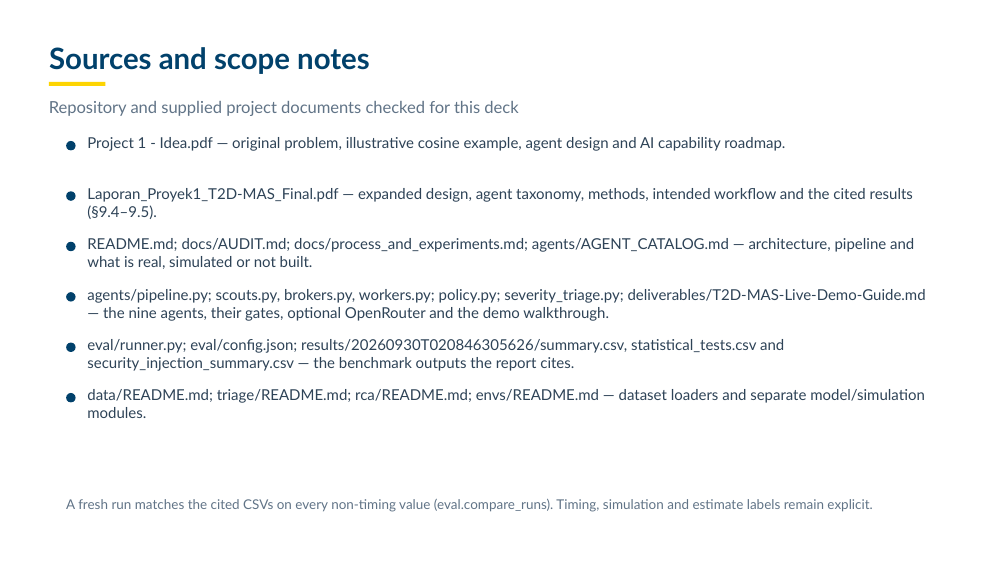
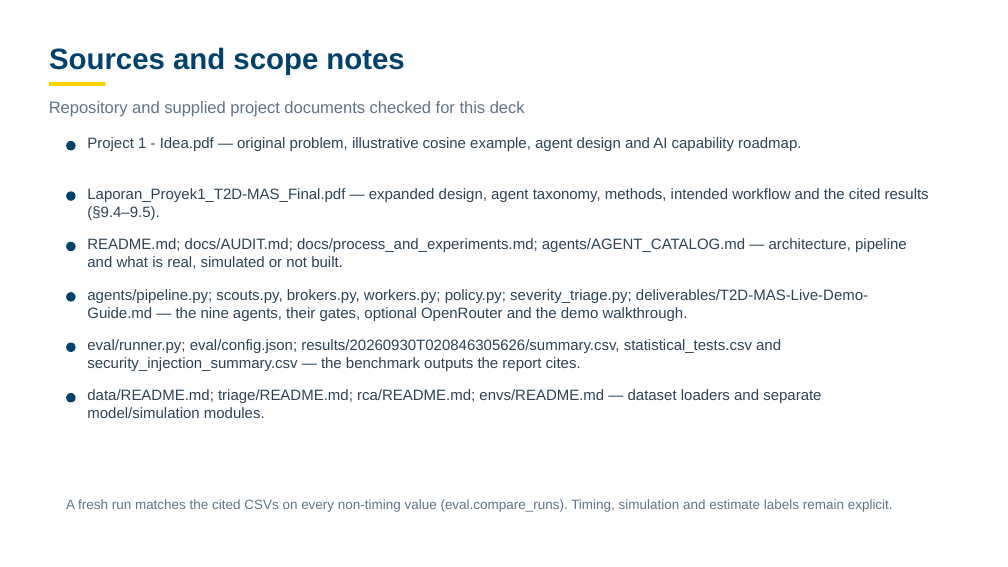
Before and after one commit to zidanarsyad/t2d-mas, a slide deck: slide 19 of deliverables/T2D-MAS-Program-Explainer-v3-UGM.pptx (slide 14 before the commit). Drawn at 1008x567 pixels with LibreOffice and Linux fonts; fonts in the diff are those of the drawing; background and template pictures are left out. Boxes give left, top, right and bottom in pixels: in the first picture for what was removed or moved away, otherwise in the second. Text is boxed around its words. In the diff, an @@ line names an element or a change of style, - is before the commit and + after.

```diff
--- a/deliverables/T2D-MAS-Program-Explainer-v3-UGM.pptx
+++ b/deliverables/T2D-MAS-Program-Explainer-v3-UGM.pptx
@@ font Lato to Arial in 9 elements at (49,47,404,75), (49,101,525,117), (87,137,801,151), (87,188,929,220), (87,238,907,269), (87,289,868,321), (87,339,781,371), (87,389,821,418), (66,499,893,512) @@
```
Also in this commit, not shown: 11 other slides changed, 8 slides added, 3 slides removed, 2 other files.
